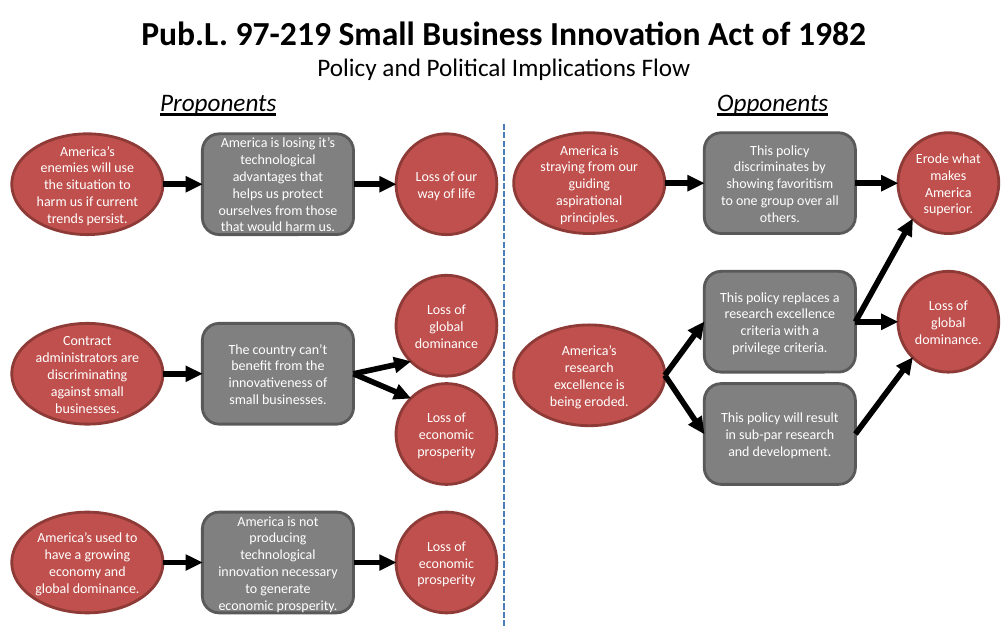
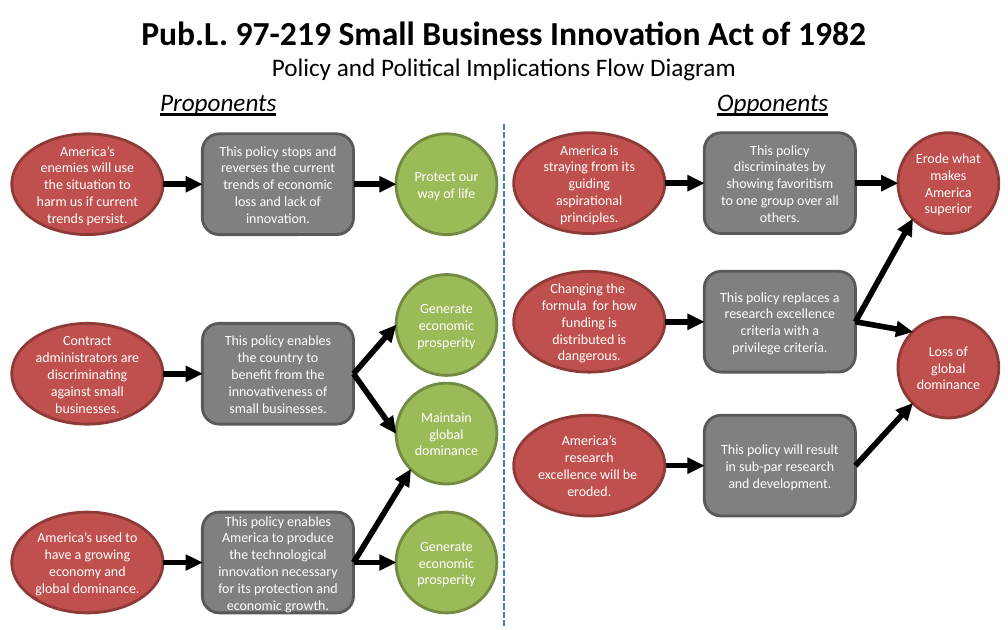
Before and after one commit to SLU-Courses-Townes/POLS6310, a slide deck: slide 3 of Assignments/Townes_POLS6310_Spring2019_Assignment01.pptx. Drawn at 1008x630 pixels with LibreOffice and Linux fonts; fonts in the diff are those of the drawing. Boxes give left, top, right and bottom in pixels: in the first picture for what was removed or moved away, otherwise in the second. Text is boxed around its words. In the diff, an @@ line names an element or a change of style, - is before the commit and + after.

```diff
--- a/Assignments/Townes_POLS6310_Spring2019_Assignment01.pptx
+++ b/Assignments/Townes_POLS6310_Spring2019_Assignment01.pptx
@@ text at (272, 58, 736, 81): text changed @@
-Policy and Political Implications Flow
+Policy and Political Implications Flow Diagram
@@ text in rounded rectangle at (220, 146, 336, 223): text changed @@
-America is losing it’s technological advantages that helps us protect ourselves from those that would harm us.
+This policy stops and reverses the current trends of economic loss and lack of innovation.
@@ text in ellipse at (544, 145, 635, 225): text changed @@
-America is straying from our guiding aspirational principles.
+America is straying from its guiding aspirational principles.
@@ text in ellipse at (415, 172, 479, 200): text changed @@
-Loss of our way of life
+Protect our way of life
@@ text in ellipse at (916, 153, 981, 215): text changed @@
-Erode what makes America superior.
+Erode what makes America superior
@@ fill #C0504D to #9BBB59; outline #8E3B39 2 pt to #738A42 2 pt in 4 elements at (396, 134, 497, 235), (396, 512, 497, 613), (396, 383, 497, 484), (396, 274, 497, 375) @@
@@ ellipse "Generate economic prosperity": place and size @@
-ellipse "Generate economic prosperity" at (396, 384, 497, 485)
+ellipse "Generate economic prosperity" at (396, 274, 497, 375)
@@ ellipse "Changing the formula for how ...": place and size @@
-ellipse "Changing the formula for how ..." at (514, 325, 665, 425)
+ellipse "Changing the formula for how ..." at (514, 271, 665, 372)
@@ text in ellipse at (542, 283, 637, 363): text changed @@
-America’s research excellence is being eroded.
+Changing the formula for how funding is distributed is dangerous.
@@ arrow moved from (354, 374) - (411, 398) to (354, 374) - (396, 325) @@
@@ text in ellipse at (417, 304, 475, 350): text changed @@
-Loss of economic prosperity
+Generate economic prosperity
@@ arrow moved from (665, 375) - (705, 322) to (665, 322) - (705, 322) @@
@@ arrow moved from (856, 322) - (898, 322) to (856, 322) - (913, 332) @@
@@ ellipse "Loss of global dominance": place and size @@
-ellipse "Loss of global dominance" at (898, 271, 999, 372)
+ellipse "Loss of global dominance" at (898, 318, 999, 418)
@@ text in rounded rectangle at (225, 335, 331, 413): text changed @@
-The country can’t benefit from the innovativeness of small businesses.
+This policy enables the country to benefit from the innovativeness of small businesses.
@@ text in ellipse at (917, 346, 980, 389): text changed @@
-Loss of global dominance.
+Loss of global dominance
@@ arrow moved from (354, 374) - (411, 362) to (354, 374) - (396, 433) @@
@@ ellipse "Maintain global dominance": place and size @@
-ellipse "Maintain global dominance" at (396, 275, 497, 376)
+ellipse "Maintain global dominance" at (396, 383, 497, 484)
@@ text in ellipse at (415, 412, 478, 455): text changed @@
-Loss of global dominance
+Maintain global dominance
@@ ellipse added at (514, 415, 665, 516), fill #C0504D, outline #8E3B39 2 pt, 10 pt, text #FFFFFF @@
+America’s research excellence will be eroded.
@@ rounded rectangle "This policy will result in ...": place and size @@
-rounded rectangle "This policy will result in ..." at (705, 384, 856, 485)
+rounded rectangle "This policy will result in ..." at (705, 415, 856, 516)
@@ arrow moved from (856, 434) - (913, 358) to (856, 466) - (913, 403) @@
@@ arrow added from (354, 562) to (411, 470), #000000 4 pt @@
@@ arrow moved from (665, 375) - (705, 434) to (665, 466) - (705, 466) @@
@@ text in rounded rectangle at (218, 516, 338, 612): text changed @@
-America is not producing technological innovation necessary to generate economic prosperity.
+This policy enables America to produce the technological innovation necessary for its protection and economic growth.
@@ text in ellipse at (417, 542, 475, 587): text changed @@
-Loss of economic prosperity
+Generate economic prosperity
```
Also in this commit, not shown: 2 other slides changed, 1 other file.
